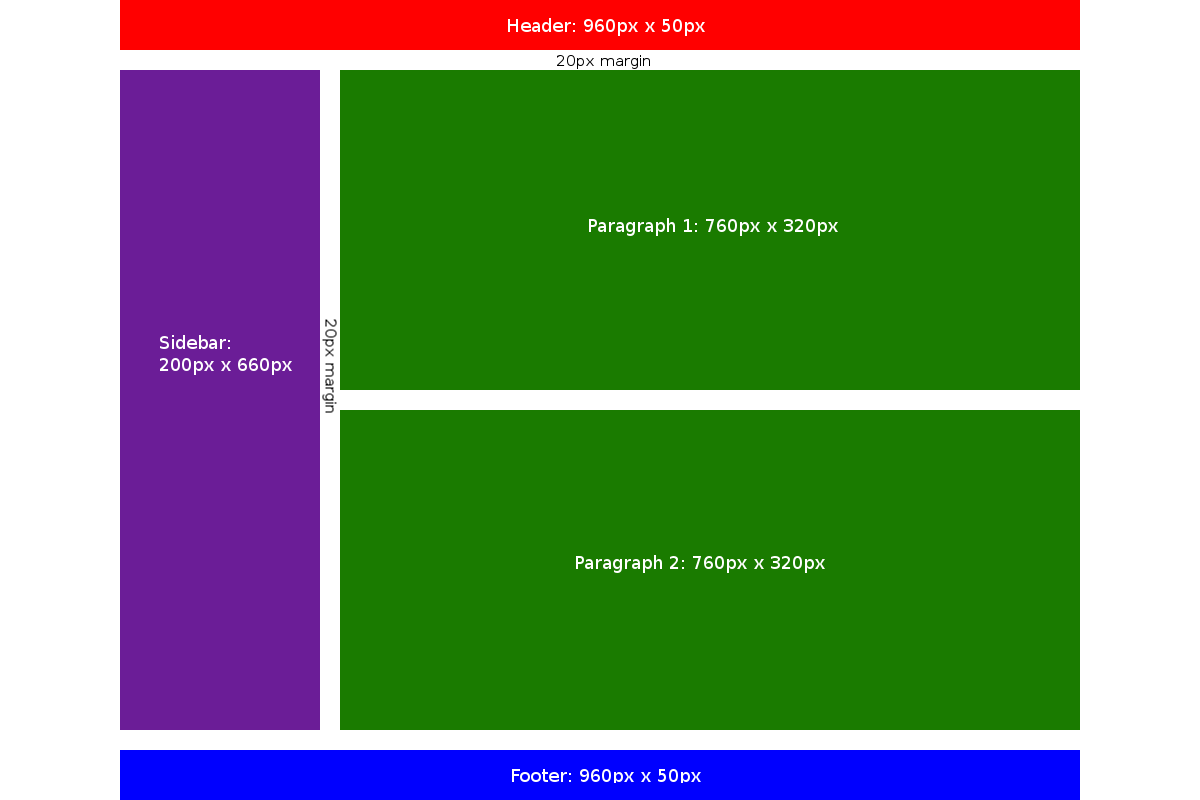
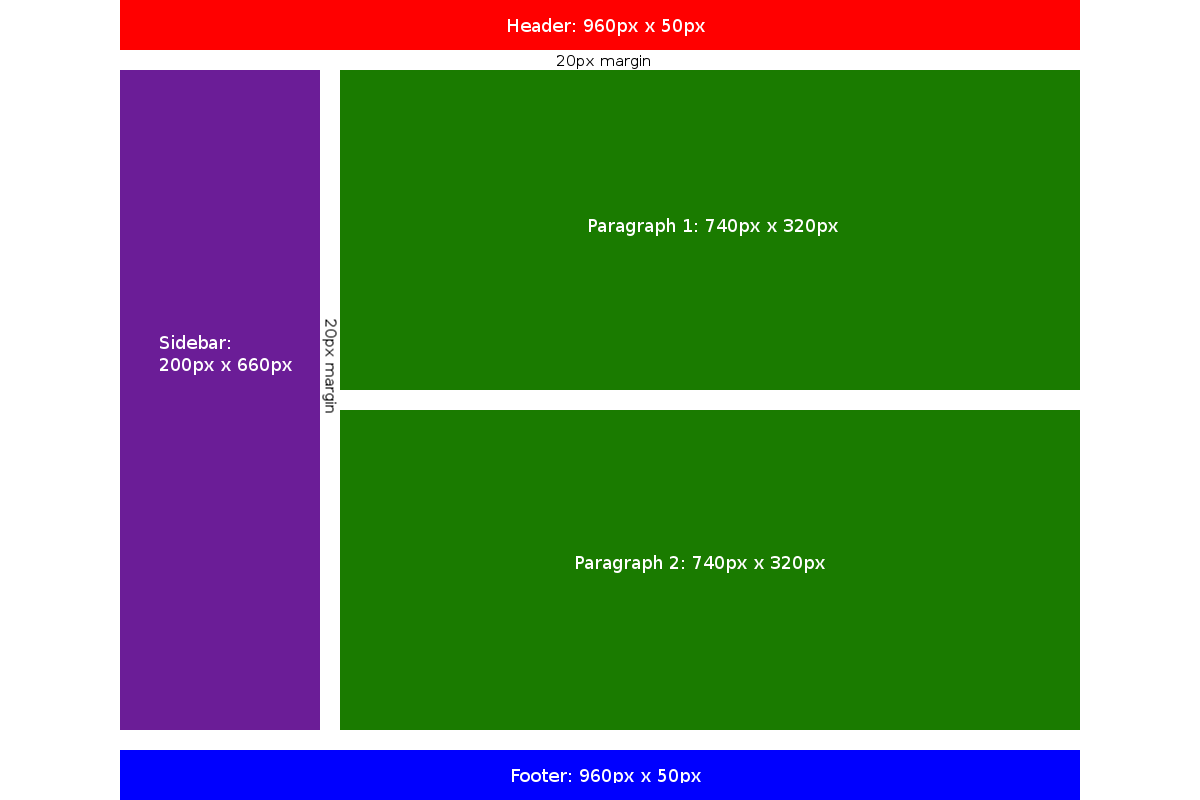
Revision of a layered 1200 x 800 image; what changed, layer by layer:
renamed "Paragraph 2: 760px x 320px" to "Paragraph 2: 740px x 320px", painted on it over [704, 556, 714, 569]
renamed "Paragraph 1: 760px x 320px" to "Paragraph 1: 740px x 320px", painted on it over [717, 219, 727, 232]
